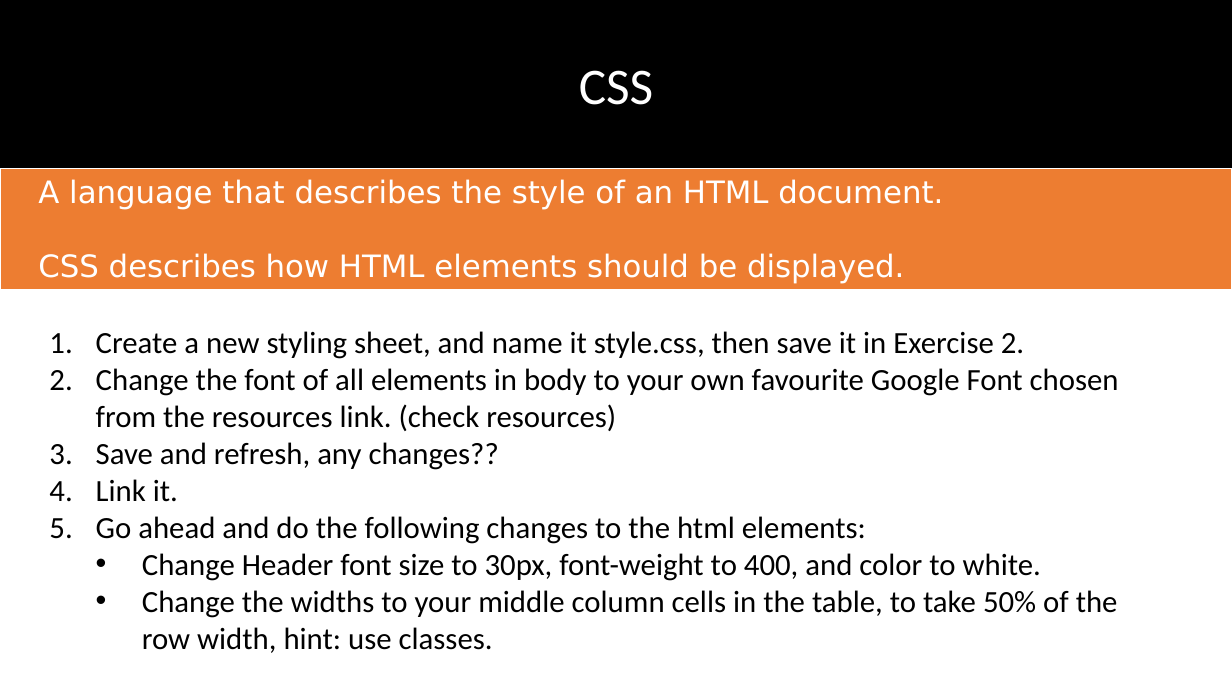
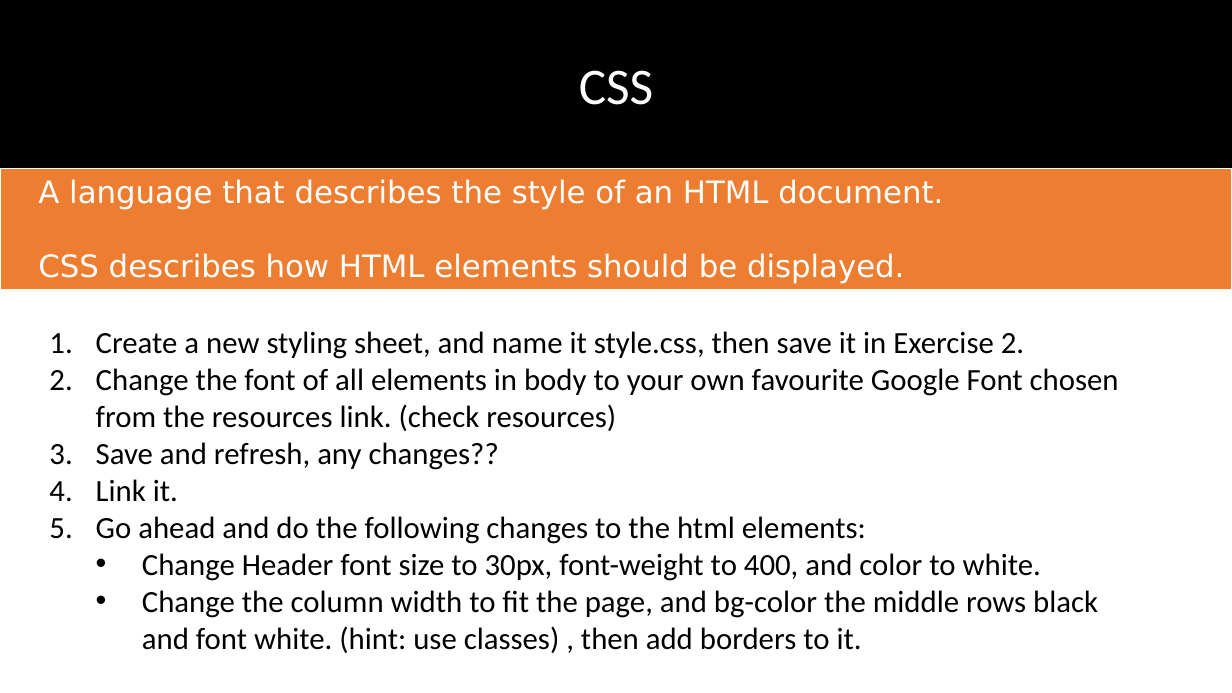
Before and after one commit to eydandash/CityTechSoc-WebDev-101, a slide deck: slide 4 of Session 2/Presentation2.pptx. Drawn at 1232x693 pixels with LibreOffice and Linux fonts; fonts in the diff are those of the drawing. Boxes give left, top, right and bottom in pixels: in the first picture for what was removed or moved away, otherwise in the second. Text is boxed around its words. In the diff, an @@ line names an element or a change of style, - is before the commit and + after.

```diff
--- a/Session 2/Presentation2.pptx
+++ b/Session 2/Presentation2.pptx
@@ text at [142, 590, 1098, 653]: text changed @@
-  • Change the widths to your middle column cells in the table, to take 50% of the row width, hint: use classes.
+  • Change the column width to fit the page, and bg-color the middle rows black and font white. (hint: use classes) , then add borders to it.
```
Also in this commit, not shown: 2 other slides changed.
